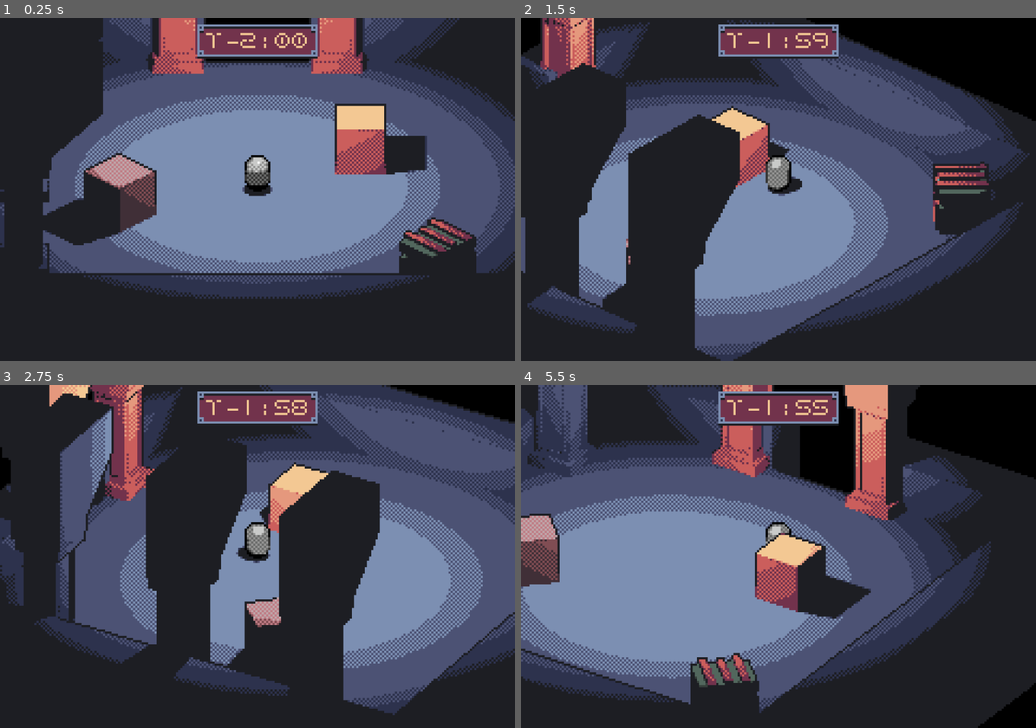
Above: before the commit, frames 1-4 (two rows, left to right).
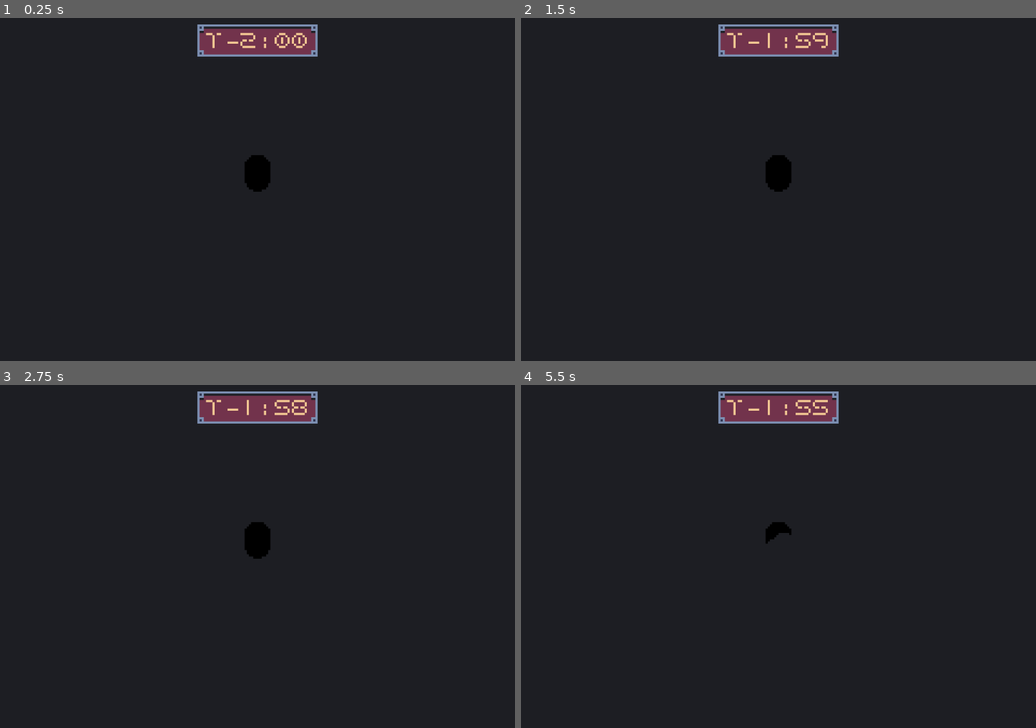
Above: after the commit, the same moments.

Repository: voxelith/pirate-game-jam-16
Game: Godot game, scene res://scenes/main.tscn
Same seed, same stepped clock (60 frames per second), same inputs: the game is played once before the commit and once after it.
Inputs (mouse positions are in pixels of both pictures, inside the frame that each line leads up to):
- Up to frame 1 (0.25 s): no input
- Up to frame 2 (1.5 s): tap Enter at 0.5 s; move the mouse to (804, 189) at 0.52 s; hold W (move_up) from 0.53 s (still down); tap Space (jump) at 0.77 s; move the mouse to (752, 189) at 1.27 s
- Up to frame 3 (2.75 s): keep holding W (move_up); tap Space (jump) at 1.52 s; move the mouse to (267, 549) at 2.02 s
- Up to frame 4 (5.5 s): keep holding W (move_up); move the mouse to (773, 563) at 2.77 s; tap Space (jump) at 3.02, 3.77, 4.52 s; move the mouse to (814, 559) at 3.52 s; move the mouse to (737, 553) at 4.27 s; move the mouse to (783, 556) at 5.02 s

The runs differ from the first frame. In frame 1, 56% of the frame differs, in the area x 0-100%, y 0-82%; in frame 2, 54%; in frame 3, 50%; in frame 4, 66%, in the area x 0-100%, y 0-100%.

Commit message:
Fixed world background, removed light from main scene

Diff:
--- a/scenes/main.tscn
+++ b/scenes/main.tscn
@@ -6,7 +6,8 @@
 
 [sub_resource type="Environment" id="Environment_fjecj"]
 background_mode = 1
-ambient_light_source = 1
+background_color = Color(0.113725, 0.117647, 0.137255, 1)
+ambient_light_color = Color(0.113725, 0.117647, 0.137255, 1)
 ambient_light_energy = 0.0
 reflected_light_source = 1
 glow_intensity = 0.0
@@ -21,17 +22,11 @@
 
 [node name="PlayerCountdown" parent="MainViewportContainer/SubViewport/SceneContents" index="0" instance=ExtResource("9_h46ff")]
 
-[node name="OmniLight3D" type="OmniLight3D" parent="MainViewportContainer/SubViewport/SceneContents" index="1"]
-transform = Transform3D(1, 0, 0, 0, 1, 0, 0, 0, 1, 0, 4, 0)
-light_energy = 7.107
-shadow_enabled = true
-omni_range = 8.0
-
-[node name="Player" parent="MainViewportContainer/SubViewport/SceneContents" index="2" instance=ExtResource("4_vw1ur")]
+[node name="Player" parent="MainViewportContainer/SubViewport/SceneContents" index="1" instance=ExtResource("4_vw1ur")]
 unique_name_in_owner = true
 process_mode = 1
 
-[node name="WorldEnvironment" type="WorldEnvironment" parent="MainViewportContainer/SubViewport/SceneContents" index="3"]
+[node name="WorldEnvironment" type="WorldEnvironment" parent="MainViewportContainer/SubViewport/SceneContents" index="2"]
 environment = SubResource("Environment_fjecj")
 
 [editable path="MainViewportContainer"]
